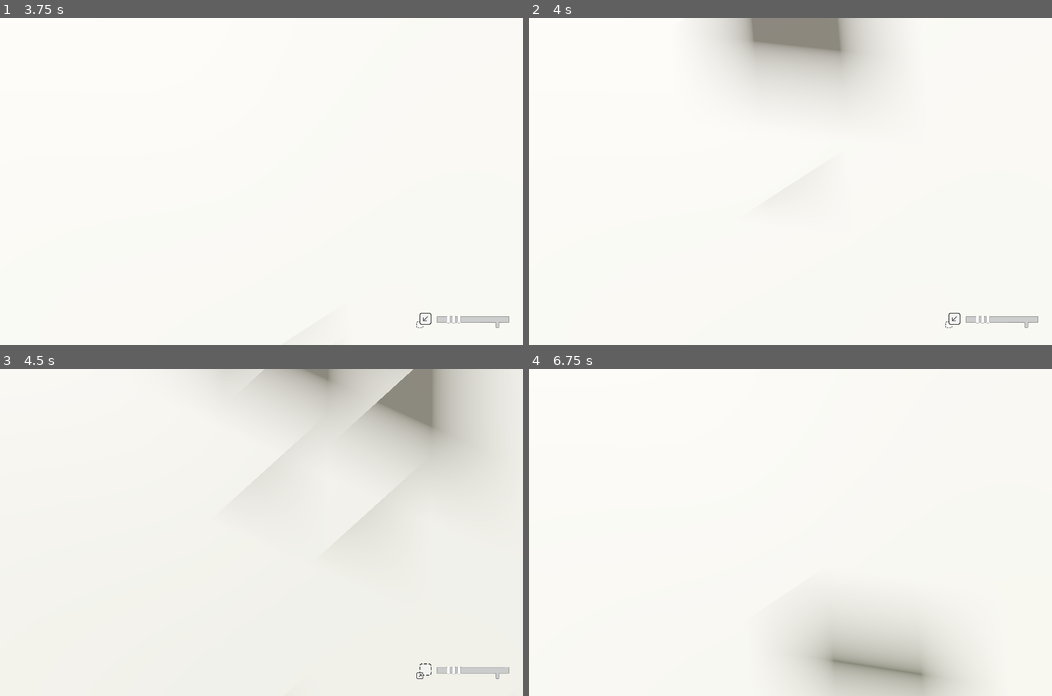
Above: before the commit, frames 1-4 (two rows, left to right).
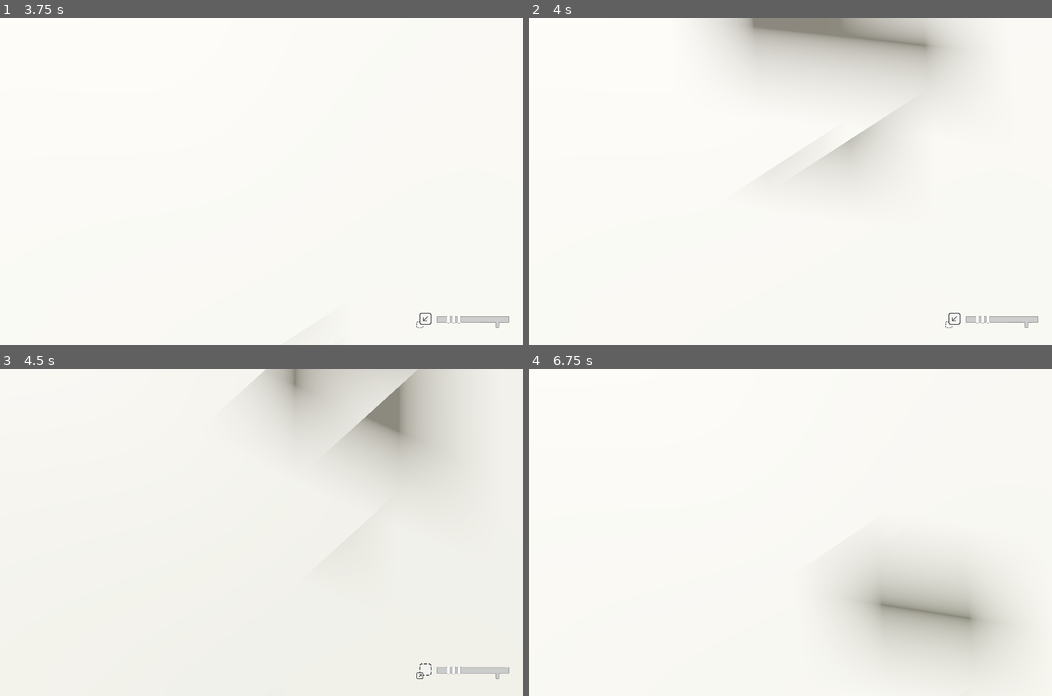
Above: after the commit, the same moments.

Repository: tripodsan/affinitx
Game: Godot game, scene res://scenes/world/world.tscn
The game is run twice, just before and just after one commit, with the same random seed, the same clock (stepped at 60 frames per second) and the same inputs. The engine's default icon, where the game draws it, is replaced by a stand-in: a white triangle on a blue panel in a dark square.
Inputs (mouse positions are in pixels of both pictures, inside the frame that each line leads up to):
- Up to frame 1 (3.75 s): tap Enter at 0.5, 2 s; move the mouse to (287, 181) at 0.52 s; hold W (up) from 0.53 s (still down); right-click (287, 181) at 0.6 s; tap Space (jump) at 0.77, 1.25, 1.52, 3.02, 3.5 s; move the mouse to (235, 181) at 1.27 s; click (235, 181) at 1.35 s; move the mouse to (271, 174) at 2.02 s; hold E (interact) 2.03-2.78 s; move the mouse to (256, 188) at 2.77 s; tap Shift (sprint) at 2.85 s; move the mouse to (298, 184) at 3.52 s; hold Q (toggle_camera) from 3.53 s (still down)
- Up to frame 2 (4 s): keep holding W (up); keep holding Q (toggle_camera); tap Space (jump) at 3.77 s
- Up to frame 3 (4.5 s): keep holding W (up); move the mouse to (219, 529) at 4.27 s; release Q (toggle_camera) at 4.28 s; tap R (toggle_mode) at 4.35 s
- Up to frame 4 (6.75 s): tap Space (jump) at 4.52, 6.02 s; tap Enter at 5 s; move the mouse to (795, 532) at 5.02 s; hold T (toggle_weapon) 5.03-5.78 s; move the mouse to (769, 525) at 5.77 s; release W (up) at 5.78 s; hold D (right) 5.78-6.53 s; right-click (769, 525) at 5.85 s; move the mouse to (816, 532) at 6.52 s; press the mouse at (816, 532) at 6.53 s; hold W (up) from 6.53 s (still down)

Frame 1 is identical in both runs. In frame 2, 5.6% of the frame differs, in the area x 41-84%, y 0-48%; in frame 3, 3.4%; in frame 4, 9.5%, in the area x 50-92%, y 58-100%.

Commit message:
adding stairs test

Diff:
--- a/scenes/world/world.tscn
+++ b/scenes/world/world.tscn
@@ -18,6 +18,7 @@
 [ext_resource type="PackedScene" uid="uid://ce4v6087lyga5" path="res://scenes/player/player_visuals.tscn" id="12_xhkln"]
 [ext_resource type="Script" path="res://scripts/postprocessing.gd" id="13_6mo1s"]
 [ext_resource type="Script" path="res://scenes/triggers/area_trigger.gd" id="13_81lur"]
+[ext_resource type="PackedScene" uid="uid://dco5d6ctqyu3x" path="res://models/pyramid_stairs.glb" id="16_0eb84"]
 [ext_resource type="CapsuleMesh" uid="uid://ptt34pyf0llb" path="res://scenes/player/player_capsule_shape.tres" id="17_qdad3"]
 [ext_resource type="PackedScene" uid="uid://d354m1o42dqkm" path="res://scenes/world/checkpoint.tscn" id="21_81r5h"]
 [ext_resource type="Script" path="res://components/hit_box_component.gd" id="21_t2u6p"]
@@ -304,12 +305,6 @@
 [sub_resource type="BoxMesh" id="BoxMesh_fgr6i"]
 material = SubResource("StandardMaterial3D_6gmab")
 
-[sub_resource type="BoxShape3D" id="BoxShape3D_wqhfi"]
-size = Vector3(5, 1, 20)
-
-[sub_resource type="BoxMesh" id="BoxMesh_qfehu"]
-size = Vector3(5, 1, 20)
-
 [sub_resource type="CapsuleShape3D" id="CapsuleShape3D_08mdj"]
 
 [sub_resource type="CylinderShape3D" id="CylinderShape3D_cjij4"]
@@ -920,7 +915,7 @@
 script = ExtResource("8_kam0f")
 
 [node name="display" type="Node3D" parent="chunk0/gun_pedestal/container"]
-transform = Transform3D(-1.01766, 0, -0.0563196, 0, 1, 0, 0.0563196, 0, -1.01766, 0, 0, 0)
+transform = Transform3D(-0.442739, 0, -0.918375, 0, 1, 0, 0.918375, 0, -0.442739, 0, 0, 0)
 
 [node name="item" parent="chunk0/gun_pedestal/container/display" instance=ExtResource("9_51qup")]
 transform = Transform3D(1, 0, 0, 0, 1, 0, 0, 0, 1, -7.62939e-06, 1.27704, -0.372276)
@@ -1274,32 +1269,8 @@
 [node name="chunk2" type="Node3D" parent="."]
 transform = Transform3D(1, 0, 0, 0, 1, 0, 0, 0, 1, 68.7627, 0, -82.7416)
 
-[node name="20" type="StaticBody3D" parent="chunk2"]
-transform = Transform3D(1, 0, 0, 0, 0.939693, -0.34202, 0, 0.34202, 0.939693, -0.403465, 6.06912, 0.996796)
-
-[node name="CollisionShape3D" type="CollisionShape3D" parent="chunk2/20"]
-shape = SubResource("BoxShape3D_wqhfi")
-
-[node name="MeshInstance3D" type="MeshInstance3D" parent="chunk2/20"]
-mesh = SubResource("BoxMesh_qfehu")
-
-[node name="30" type="StaticBody3D" parent="chunk2"]
-transform = Transform3D(1, 0, 0, 0, 0.866025, -0.5, 0, 0.5, 0.866025, 4.57355, 7.96683, 0.856781)
-
-[node name="CollisionShape3D" type="CollisionShape3D" parent="chunk2/30"]
-shape = SubResource("BoxShape3D_wqhfi")
-
-[node name="MeshInstance3D" type="MeshInstance3D" parent="chunk2/30"]
-mesh = SubResource("BoxMesh_qfehu")
-
-[node name="45" type="StaticBody3D" parent="chunk2"]
-transform = Transform3D(1, 0, 0, 0, 0.707107, -0.707107, 0, 0.707107, 0.707107, 9.56298, 10.1175, 2.34035)
-
-[node name="CollisionShape3D" type="CollisionShape3D" parent="chunk2/45"]
-shape = SubResource("BoxShape3D_wqhfi")
-
-[node name="MeshInstance3D" type="MeshInstance3D" parent="chunk2/45"]
-mesh = SubResource("BoxMesh_qfehu")
+[node name="pyramid_stairs" parent="chunk2" instance=ExtResource("16_0eb84")]
+transform = Transform3D(1, 0, 0, 0, 1, 0, 0, 0, 1, 7.02975, 3.49002, 0.0912857)
 
 [node name="player" type="CharacterBody3D" parent="." groups=["Player"]]
 unique_name_in_owner = true
@@ -1357,10 +1328,10 @@
 transform = Transform3D(-39.7619, 50.315, -76.7294, 21.6978, 86.4085, 45.418, 89.1527, 1.41047, -45.2748, -23.1761, -5.42168, -42.2288)
 
 [node name="bone_helper_stowed" parent="player/visuals_container/visuals/gun_skeleton" index="1"]
-transform = Transform3D(-0.000890364, 2.91735e-06, 0.0099651, 0.00994573, 0.000623767, 0.000888449, -0.000621034, 0.00998533, -5.84109e-05, -0.426503, 0.928158, -0.122204)
+transform = Transform3D(-0.000890364, 2.91735e-06, 0.0099651, 0.00994573, 0.000623767, 0.000888449, -0.000621034, 0.00998533, -5.84109e-05, -0.426506, 0.928159, -0.122204)
 
 [node name="BoneAttachment3D" parent="player/visuals_container/visuals/gun_skeleton" index="2"]
-transform = Transform3D(0.667286, -0.0647886, -0.741978, 0.0283874, 0.997698, -0.061588, 0.74426, 0.020034, 0.667589, -0.0221257, 1.07175, 0.00472069)
+transform = Transform3D(0.667286, -0.0647886, -0.741978, 0.0283874, 0.997698, -0.061588, 0.74426, 0.020034, 0.667589, -0.0221252, 1.07175, 0.0047226)
 
 [node name="camera_mount_third" type="Node3D" parent="player"]
 transform = Transform3D(0.991576, 0, -0.129504, 0, 1, 0, 0.129504, 0, 0.991576, -0.701948, 2.03905, 1.66376)
@@ -1406,4 +1377,5 @@
 [editable path="chunk0/tutorial_points/hint_shoot"]
 [editable path="chunk0/tutorial_points/hint_beam_mode"]
 [editable path="chunk0/tutorial_points/hint_checkpoint"]
+[editable path="chunk2/pyramid_stairs"]
 [editable path="player/visuals_container/visuals"]
Not shown: 2 places in dev_console_theme.tres that only renumber resources
Binary file added: models/pyramid_stairs.glb
Not shown, added: models/pyramid_stairs.glb.import
Not shown: 1 places in scenes/world/world.tscn that only renumber resources
